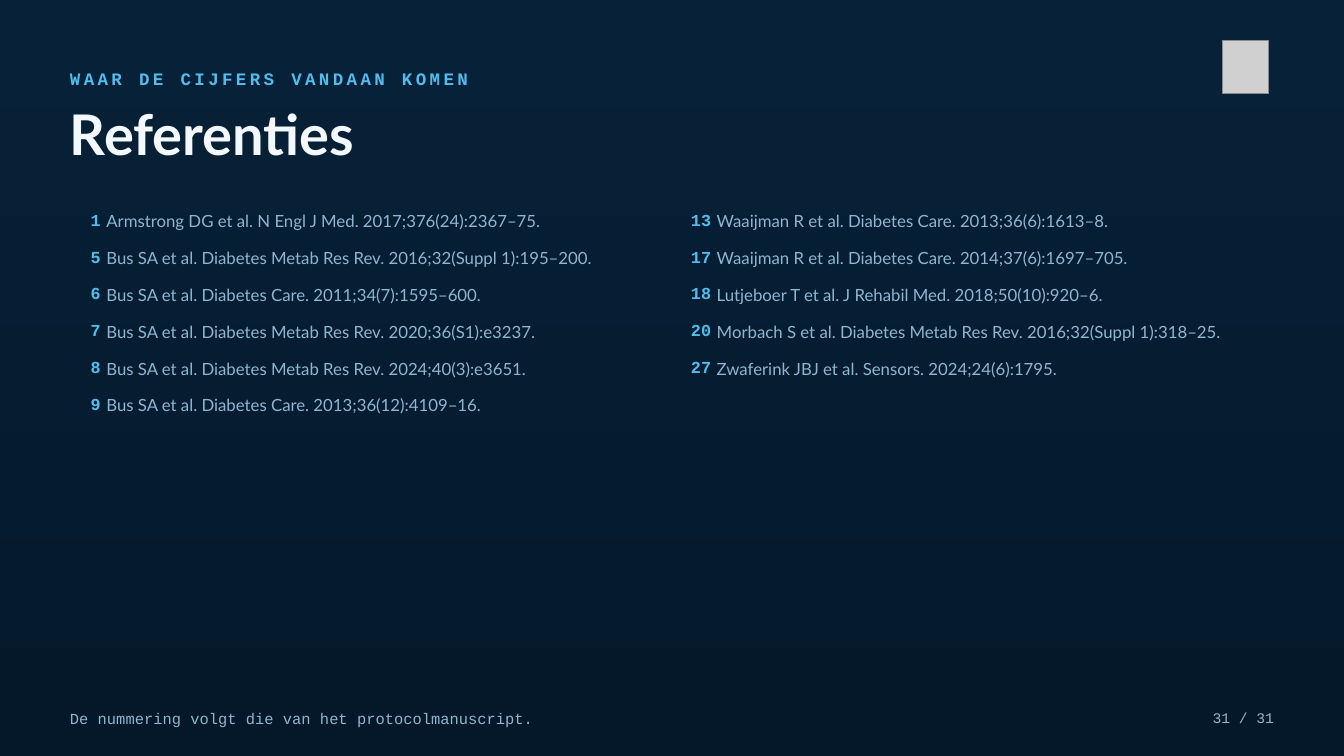
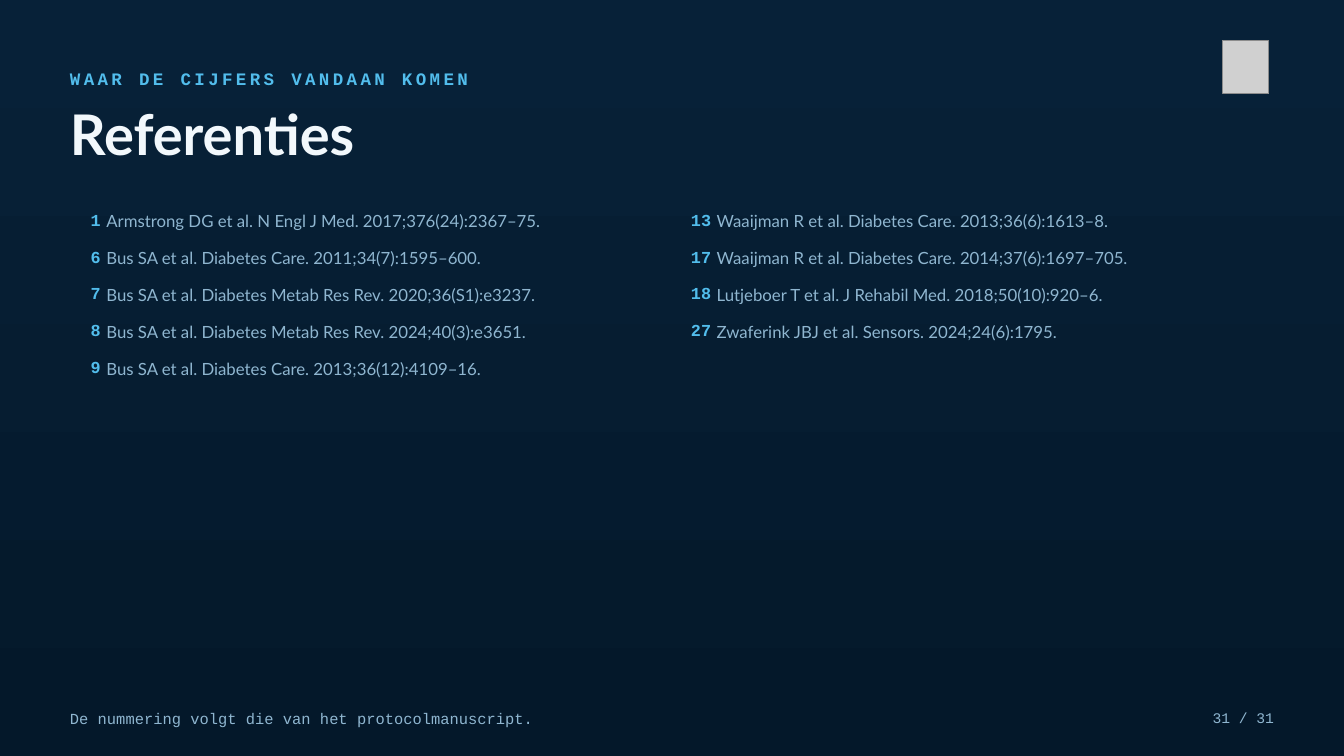
Before and after one commit to Dellfs/paradise-project, a slide deck: slide 31 of PARADISE_presentatie/PARADISE_az_groeninge.pptx. Drawn at 1344x756 pixels with LibreOffice and Linux fonts; fonts in the diff are those of the drawing; grey boxes stand for pictures. Boxes give left, top, right and bottom in pixels: in the first picture for what was removed or moved away, otherwise in the second. Text is boxed around its words. In the diff, an @@ line names an element or a change of style, - is before the commit and + after.

```diff
--- a/PARADISE_presentatie/PARADISE_az_groeninge.pptx
+++ b/PARADISE_presentatie/PARADISE_az_groeninge.pptx
@@ text removed at <box>106,251,591,267</box> @@
-Bus SA et al. Diabetes Metab Res Rev. 2016;32(Suppl 1):195–200.
@@ text removed at <box>691,325,711,336</box> @@
-20
@@ 10 texts: place and size @@
-10 texts at <box>91,288,1057,413</box>
+10 texts at <box>91,251,1057,377</box>
@@ text removed at <box>717,325,1221,341</box> @@
-Morbach S et al. Diabetes Metab Res Rev. 2016;32(Suppl 1):318–25.
```
